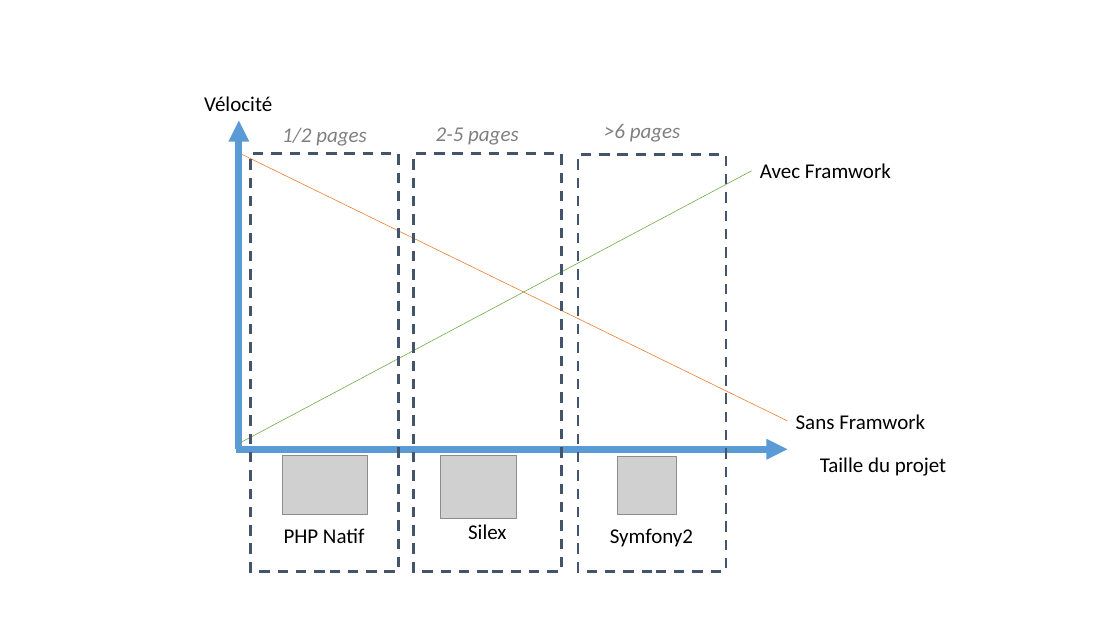
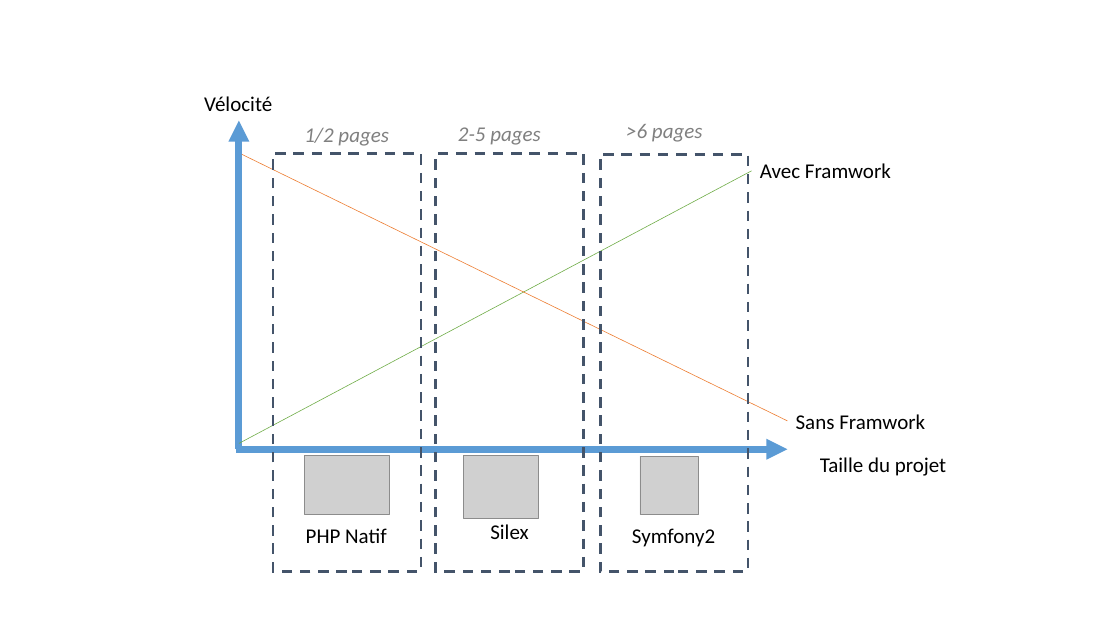
Before and after one commit to maxpou-slides/maxpou-slides.github.io, a slide deck: slide 2 of slides/pourquoi-symfony-silex/img/schemas.pptx. Drawn at 1120x630 pixels with LibreOffice and Linux fonts; fonts in the diff are those of the drawing; grey boxes stand for pictures. Boxes give left, top, right and bottom in pixels: in the first picture for what was removed or moved away, otherwise in the second. Text is boxed around its words. In the diff, an @@ line names an element or a change of style, - is before the commit and + after.

Commit message:
update SF training + "pourquoi symfony2"

```diff
--- a/slides/pourquoi-symfony-silex/img/schemas.pptx
+++ b/slides/pourquoi-symfony-silex/img/schemas.pptx
@@ 5 texts, 2 pictures, 1 rectangle: place and size @@
-5 texts, 2 pictures, 1 rectangle at [251,124,693,571]
+5 texts, 2 pictures, 1 rectangle at [273,124,715,571]
@@ 2 rectangles, 1 picture, 1 text: place and size @@
-2 rectangles, 1 picture, 1 text at [282,128,726,571]
+2 rectangles, 1 picture, 1 text at [304,128,749,571]
```
Also in this commit, not shown: 1 other slide changed, 5 other files.
